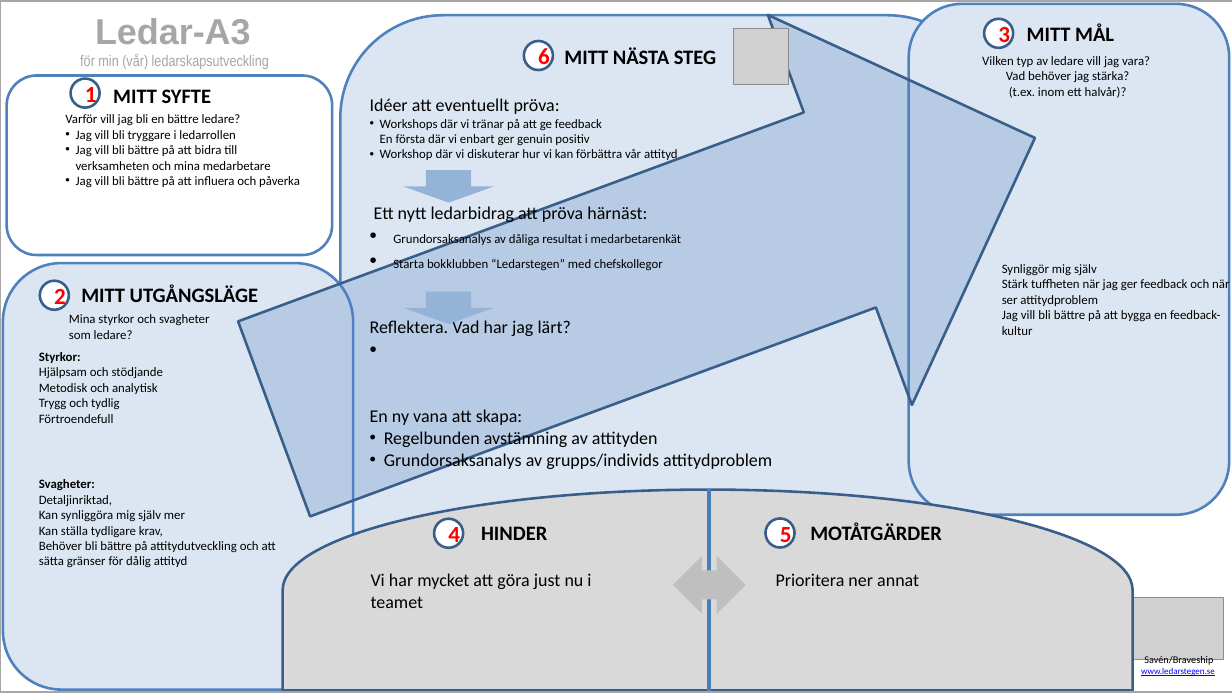
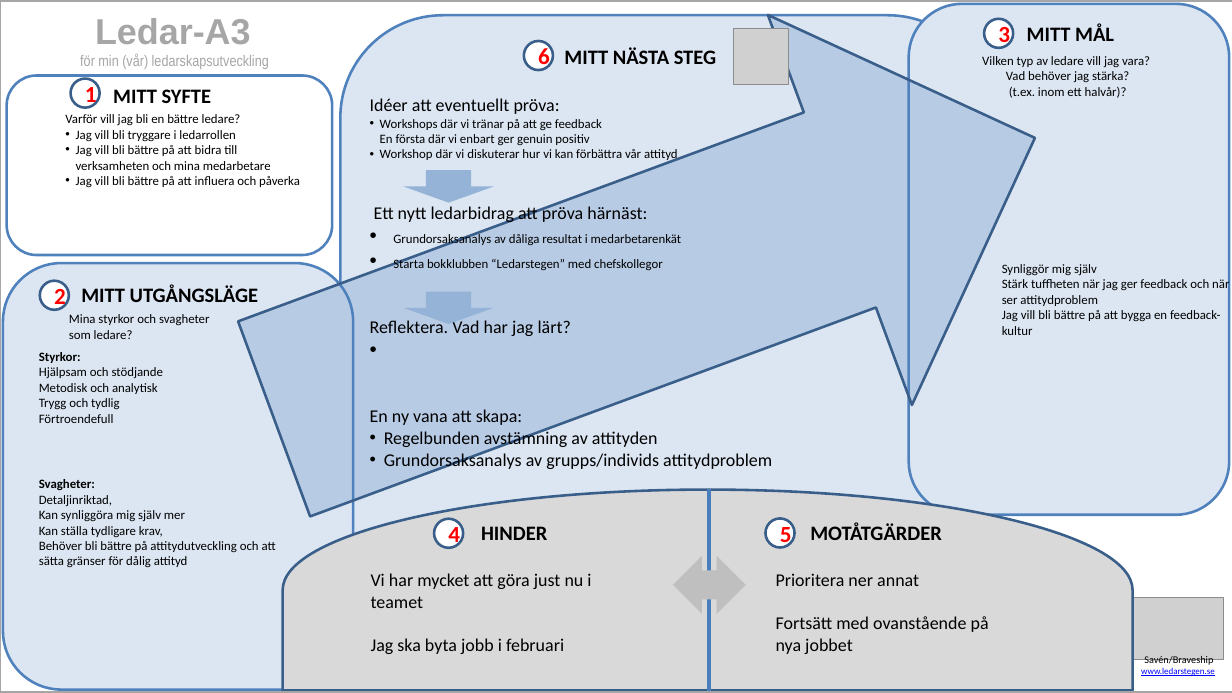
Before and after one commit to lurra/lean, a slide deck: slide 5 of examination/perh-ledar-A3.pptx. Drawn at 1232x693 pixels with LibreOffice and Linux fonts; fonts in the diff are those of the drawing; grey boxes stand for pictures. Boxes give left, top, right and bottom in pixels: in the first picture for what was removed or moved away, otherwise in the second. Text is boxed around its words. In the diff, an @@ line names an element or a change of style, - is before the commit and + after.

```diff
--- a/examination/perh-ledar-A3.pptx
+++ b/examination/perh-ledar-A3.pptx
@@ text at [776, 616, 989, 654]: paragraph added @@
+Fortsätt med ovanstående på nya jobbet
@@ text at [371, 638, 564, 654]: paragraph added @@
+Jag ska byta jobb i februari
```
Also in this commit, not shown: 1 other slide changed, 1 other file.
